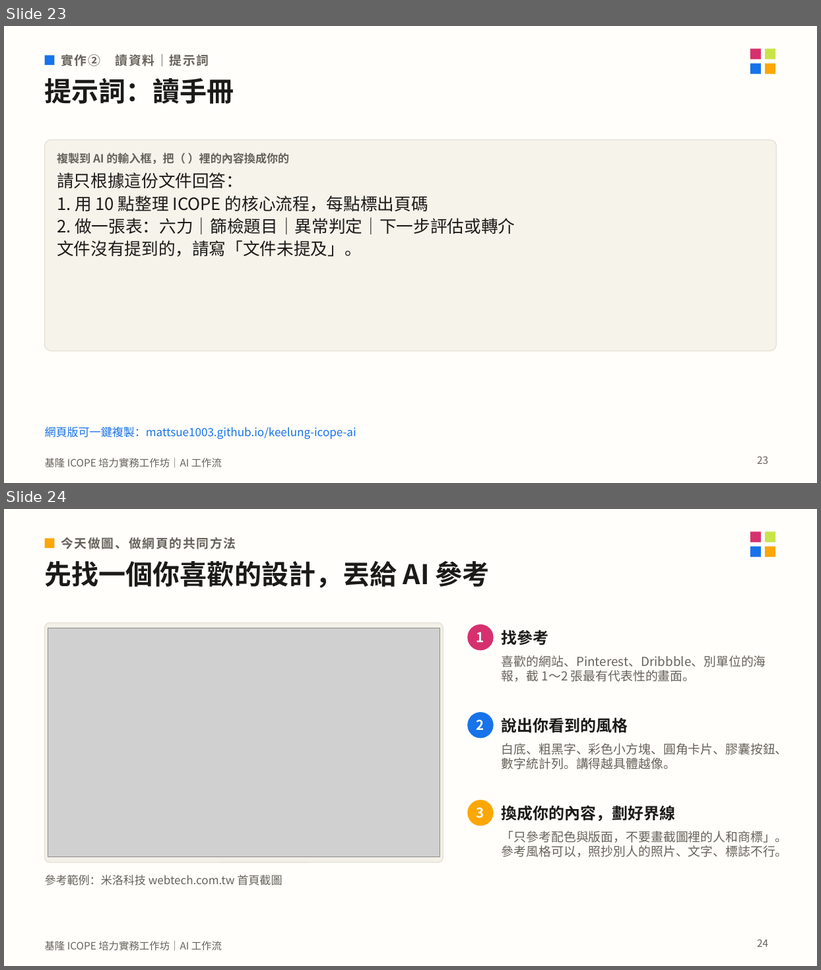
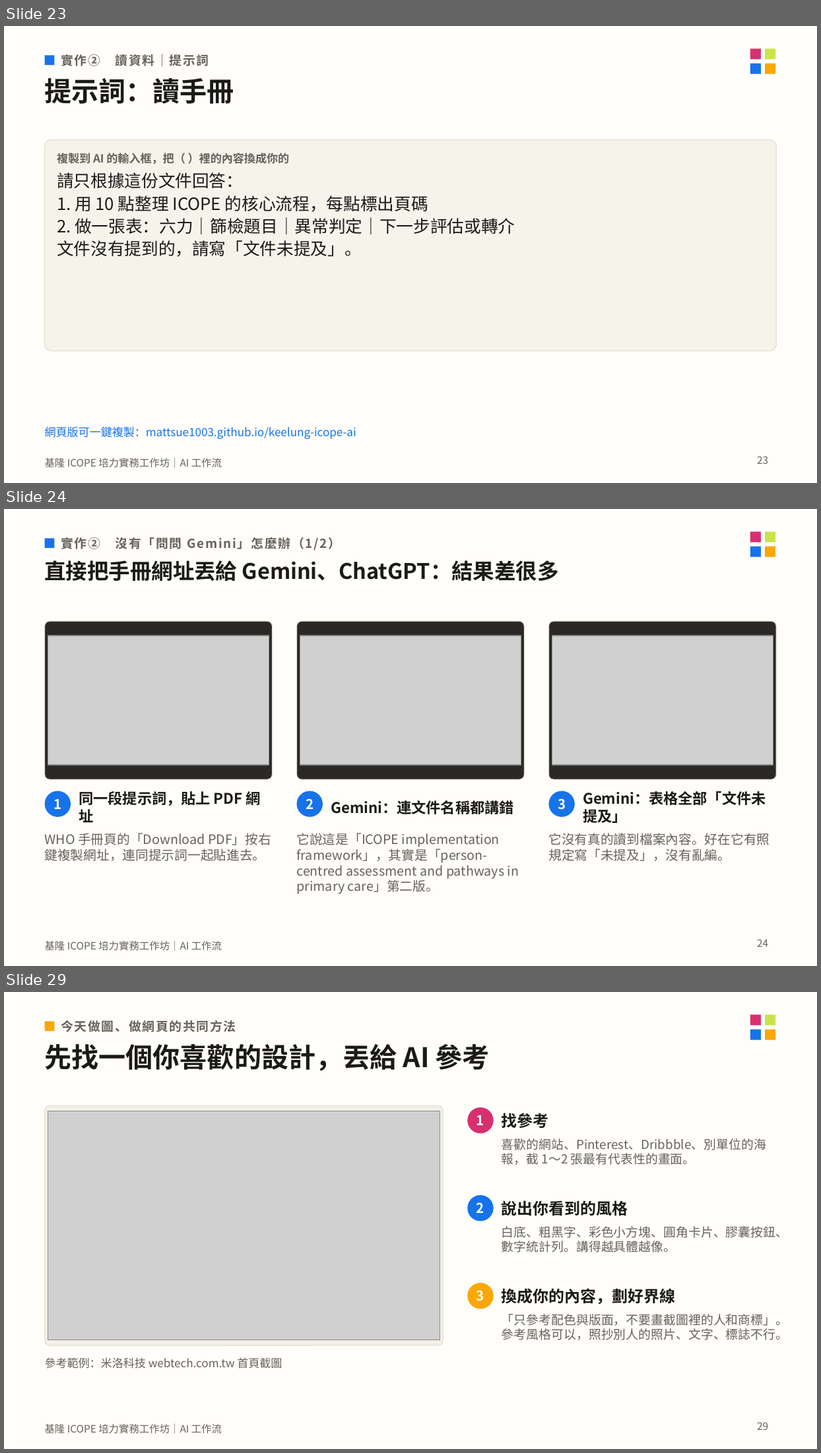
Before and after one commit to mattsue1003/keelung-icope-ai, a slide deck: 基隆ICOPE_AI工作坊_講義.pptx. Shown one above the other, each under a label of ours: slides 23 and 24 before the commit, slides 23, 24 and 29 after it; the slides between them are not shown. The pictures are 821x970 and 821x1453 pixels, drawn with LibreOffice and Linux fonts; fonts in the diff are those of the drawing; grey boxes stand for pictures. Boxes give left, top, right and bottom in pixels: in the first picture for what was removed or moved away, otherwise in the second. Text is boxed around its words. In the diff, an @@ line names an element or a change of style, - is before the commit and + after.

```diff
--- a/基隆ICOPE_AI工作坊_講義.pptx
+++ b/基隆ICOPE_AI工作坊_講義.pptx
@@ slide 24 added at [4, 509, 817, 966], background #FFFEFA; not listed: 5 template elements that a slide beside it also shows @@
@@ rectangle added at [45, 538, 54, 548], fill #1773EA @@
@@ text added at [61, 537, 341, 551], 11 pt, text #66625B, bold @@
+實作② 沒有「問問 Gemini」怎麼辦（1/2）
@@ text added at [45, 560, 559, 581], 19 pt, text #1B1A18, bold @@
+直接把手冊網址丟給 Gemini、ChatGPT：結果差很多
@@ rounded rectangle added at [45, 621, 273, 780], fill #2A2925, outline #E4E0D6 0.75 pt @@
@@ rounded rectangle added at [297, 621, 524, 780], fill #2A2925, outline #E4E0D6 0.75 pt @@
@@ rounded rectangle added at [548, 621, 776, 780], fill #2A2925, outline #E4E0D6 0.75 pt @@
@@ picture added at [48, 636, 269, 765] @@
@@ picture added at [300, 636, 521, 765] @@
@@ picture added at [552, 636, 773, 765] @@
@@ ellipse added at [45, 791, 71, 817], fill #1773EA @@
@@ text added at [54, 799, 61, 809], 12 pt, text #FFFFFF, bold @@
+1
@@ text added at [79, 789, 261, 823], 13 pt, text #1B1A18, bold @@
+同一段提示詞，貼上 PDF 網址
@@ ellipse added at [297, 791, 323, 817], fill #1773EA @@
@@ text added at [306, 799, 314, 809], 12 pt, text #FFFFFF, bold @@
+2
@@ text added at [331, 801, 514, 815], 13 pt, text #1B1A18, bold @@
+Gemini：連文件名稱都講錯
@@ ellipse added at [548, 791, 575, 817], fill #1773EA @@
@@ text added at [558, 799, 566, 810], 12 pt, text #FFFFFF, bold @@
+3
@@ text added at [583, 791, 766, 823], 13 pt, text #1B1A18, bold @@
+Gemini：表格全部「文件未提及」
@@ text added at [45, 833, 271, 861], 11.5 pt, text #66625B @@
+WHO 手冊頁的「Download PDF」按右鍵複製網址，連同提示詞一起貼進去。
@@ text added at [296, 833, 519, 894], 11.5 pt, text #66625B @@
+它說這是「ICOPE implementation framework」，其實是「person-centred assessment and pathways in primary care」第二版。
@@ text added at [548, 833, 770, 861], 11.5 pt, text #66625B @@
+它沒有真的讀到檔案內容。好在它有照規定寫「未提及」，沒有亂編。
@@ page number added at [757, 939, 768, 947], 9 pt, text #66625B @@
+24
@@ what was slide 24 is now slide 29 @@
@@ page number at [757, 1422, 768, 1430]: text changed @@
-24
+29
```
Also in this commit, not shown: 3 slides changed, 7 other slides added, 1 slide removed, 26 other files.
